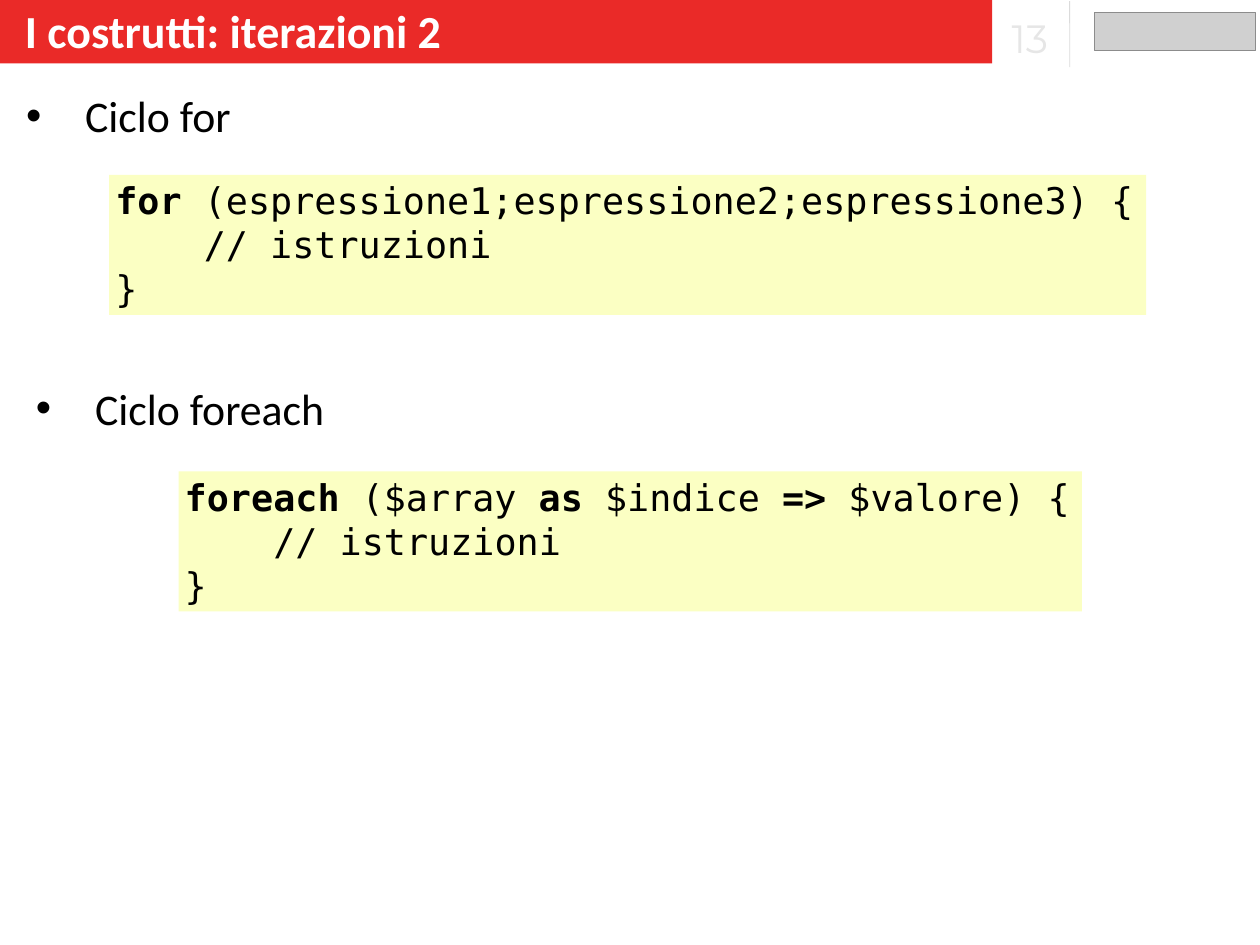
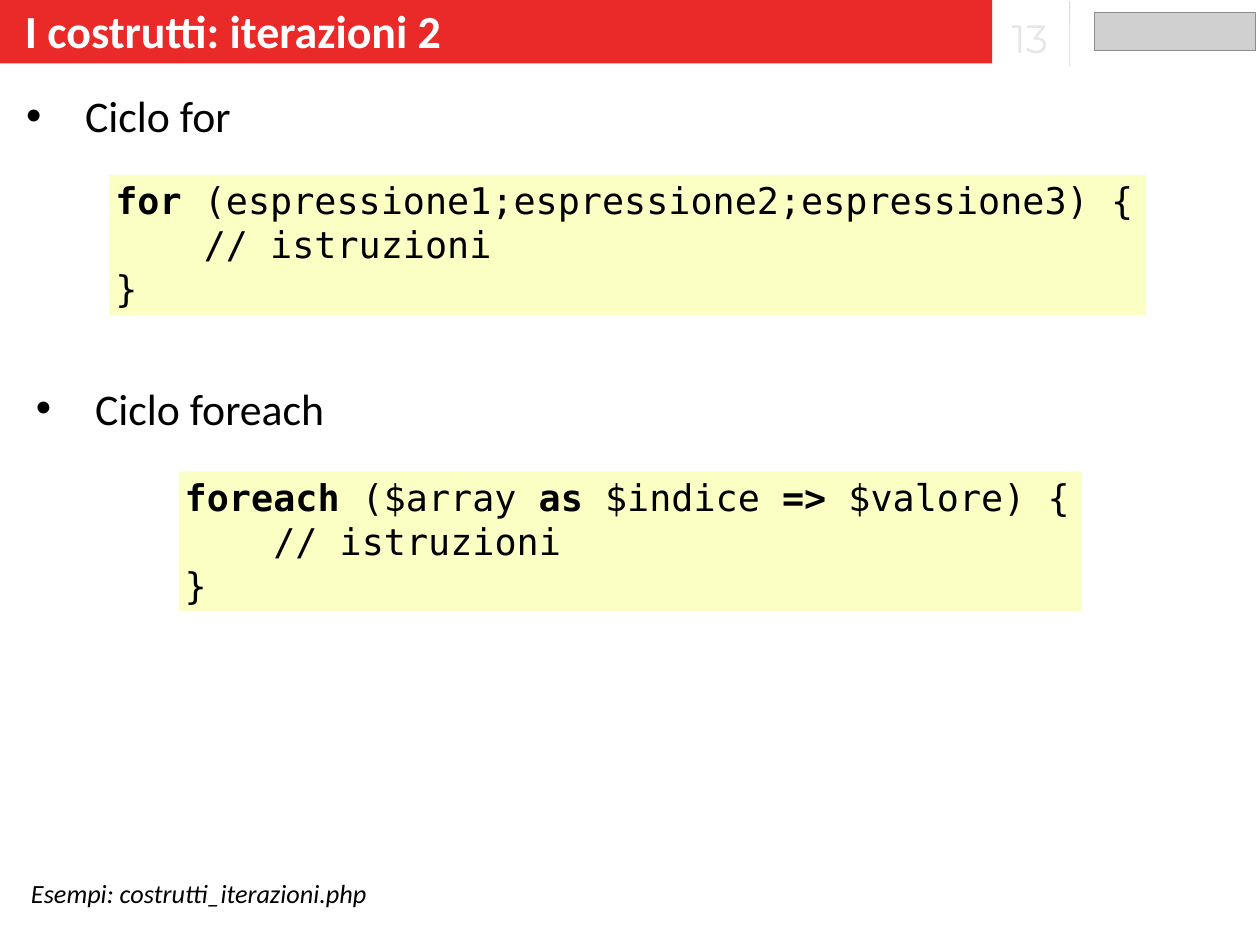
Before and after one commit to banzaiberry/leonardo, a slide deck: slide 13 of Lezioni_5_6_7/Lezione_5/Slide_5.pptx. Drawn at 1260x945 pixels with LibreOffice and Linux fonts; fonts in the diff are those of the drawing; grey boxes stand for pictures. Boxes give left, top, right and bottom in pixels: in the first picture for what was removed or moved away, otherwise in the second. Text is boxed around its words. In the diff, an @@ line names an element or a change of style, - is before the commit and + after.

```diff
--- a/Lezioni_5_6_7/Lezione_5/Slide_5.pptx
+++ b/Lezioni_5_6_7/Lezione_5/Slide_5.pptx
@@ text added at [31,884,367,908], 30 pt, text #000000, italic @@
+Esempi: costrutti_iterazioni.php
```
Also in this commit, not shown: 5 other slides changed, 1 slide added, 1 other file.
